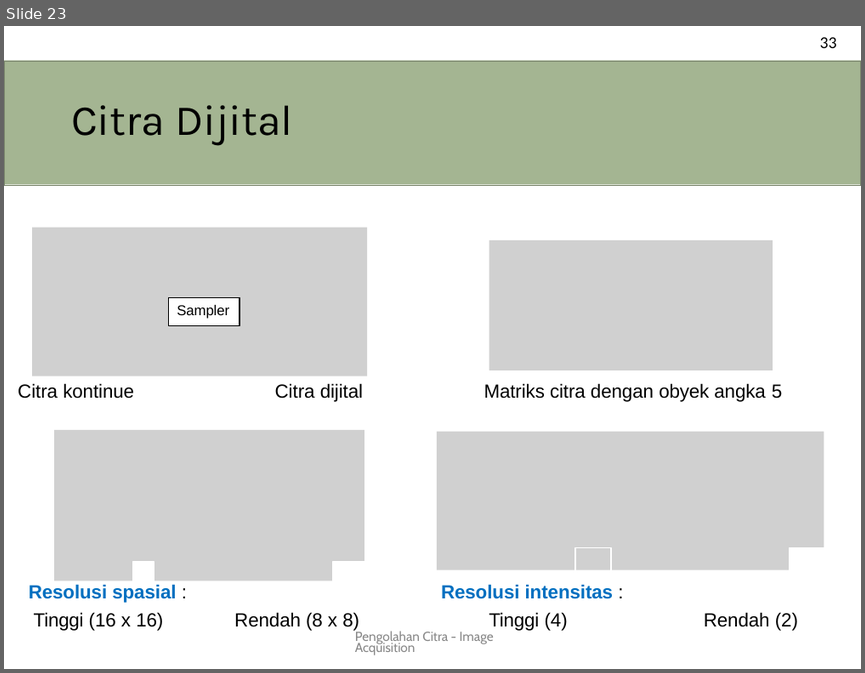
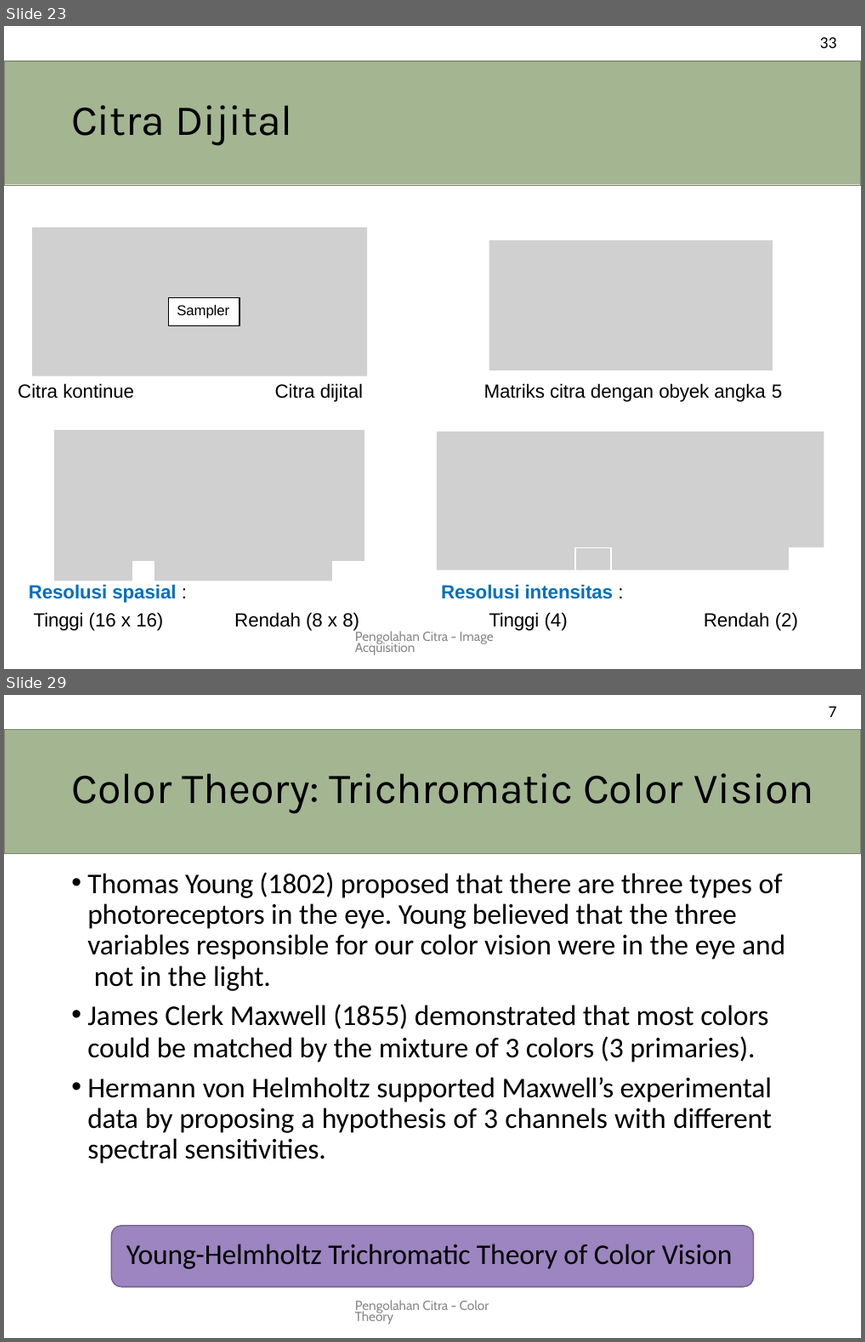
Before and after one commit to novalassalam/comvis, a slide deck: pencit.pptx. Shown one above the other, each under a label of ours: slide 23 before the commit, slides 23 and 29 after it; the slides between them are not shown. The pictures are 865x673 and 865x1342 pixels, drawn with LibreOffice and Linux fonts; fonts in the diff are those of the drawing; grey boxes stand for pictures. Boxes give left, top, right and bottom in pixels: in the first picture for what was removed or moved away, otherwise in the second. Text is boxed around its words. In the diff, an @@ line names an element or a change of style, - is before the commit and + after.

```diff
--- a/pencit.pptx
+++ b/pencit.pptx
@@ slide 29 added at (x1=4, y1=695, x2=861, y2=1338), background #FFFFFF @@
@@ text added at (x1=828, y1=706, x2=837, y2=717), 14 pt, text #000000 @@
+7
@@ title added at (x1=4, y1=729, x2=861, y2=853), fill #A4B592, outline #78846A 0.96 pt, 36 pt, text #000000 @@
+Color Theory: Trichromatic Color Vision
@@ text added at (x1=87, y1=872, x2=785, y2=1269), 24 pt, text #000000 @@
+• Thomas Young (1802) proposed that there are three types of photoreceptors in the eye. Young believed that the three variables responsible for our color vision were in the eye and not in the light.
+• James Clerk Maxwell (1855) demonstrated that most colors
+could be matched by the mixture of 3 colors (3 primaries).
+• Hermann von Helmholtz supported Maxwell’s experimental data by proposing a hypothesis of 3 channels with different spectral sensitivities.
+Young-Helmholtz Trichromatic Theory of Color Vision
@@ freeform shape added at (x1=111, y1=1225, x2=753, y2=1287), fill #9C85C0 @@
@@ freeform shape added at (x1=111, y1=1225, x2=753, y2=1287), outline #705F8B 0.96 pt @@
@@ text added at (x1=355, y1=1299, x2=488, y2=1324), 11 pt, text #888888 @@
+Pengolahan Citra - Color Theory
```
Also in this commit, not shown: 29 other slides added.
